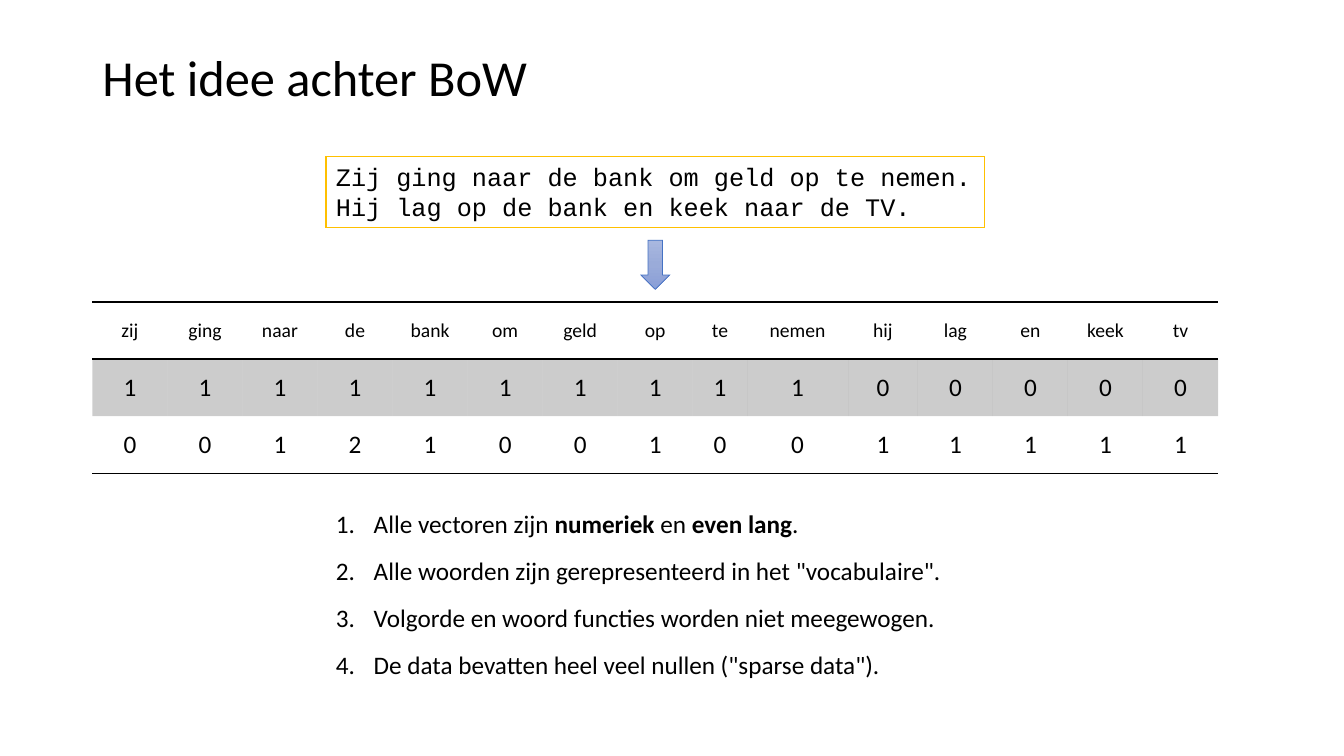
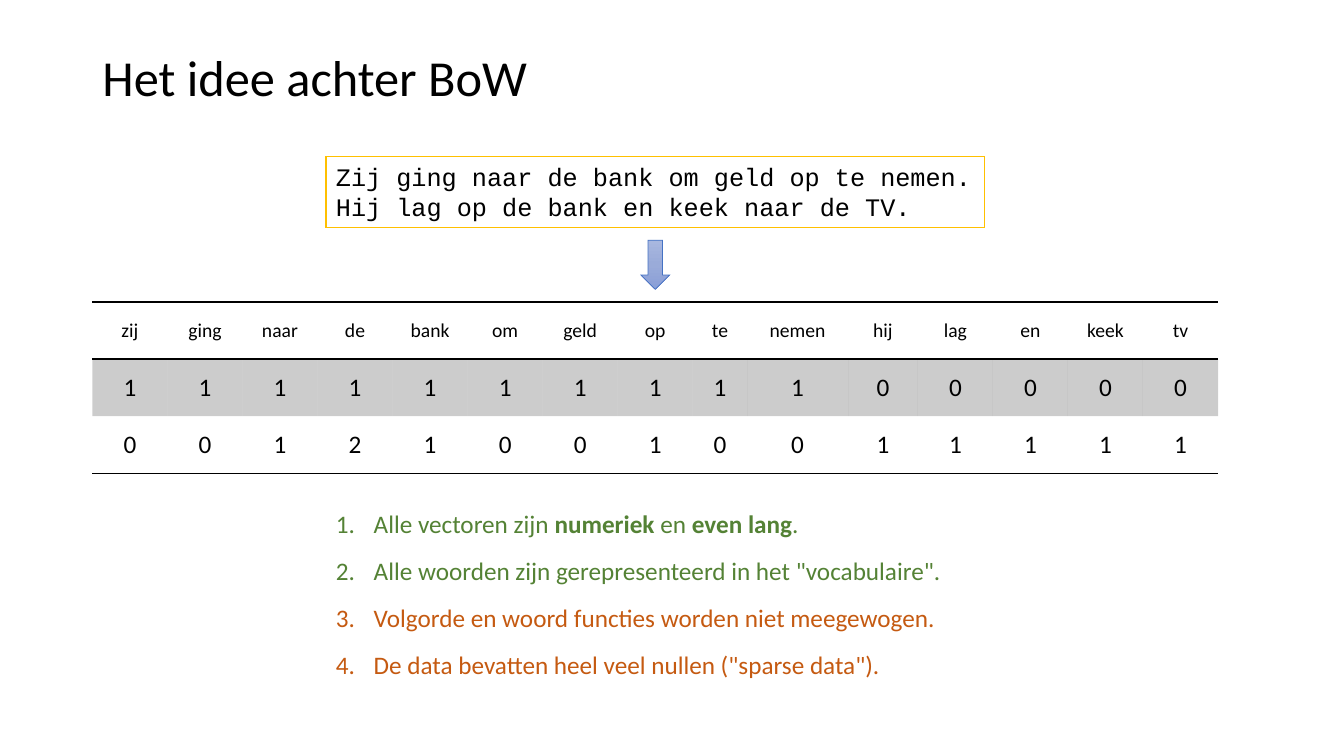
Before and after one commit to LFKoning/knowledge-sharing, a slide deck: slide 37 of python_trainees/5_nlp/python_traineeship_5.pptx (slide 35 before the commit). Drawn at 1344x756 pixels with LibreOffice and Linux fonts; fonts in the diff are those of the drawing. Boxes give left, top, right and bottom in pixels: in the first picture for what was removed or moved away, otherwise in the second. Text is boxed around its words. In the diff, an @@ line names an element or a change of style, - is before the commit and + after.

```diff
--- a/python_trainees/5_nlp/python_traineeship_5.pptx
+++ b/python_trainees/5_nlp/python_traineeship_5.pptx
@@ text "Alle vectoren zijn numeriek en ..." at (374,515,940,678): text colour #000000 to #548235 in "Alle vectoren zijn numeriek en even lang.", "Alle woorden zijn gerepresenteerd in het "vocabulaire"."; text colour #000000 to #C55A11 in "Volgorde en woord functies worden niet meegewogen.", "De data bevatten heel veel nullen ("sparse ..." @@
```
Also in this commit, not shown: 8 other slides changed, 2 slides added, 11 other files.
